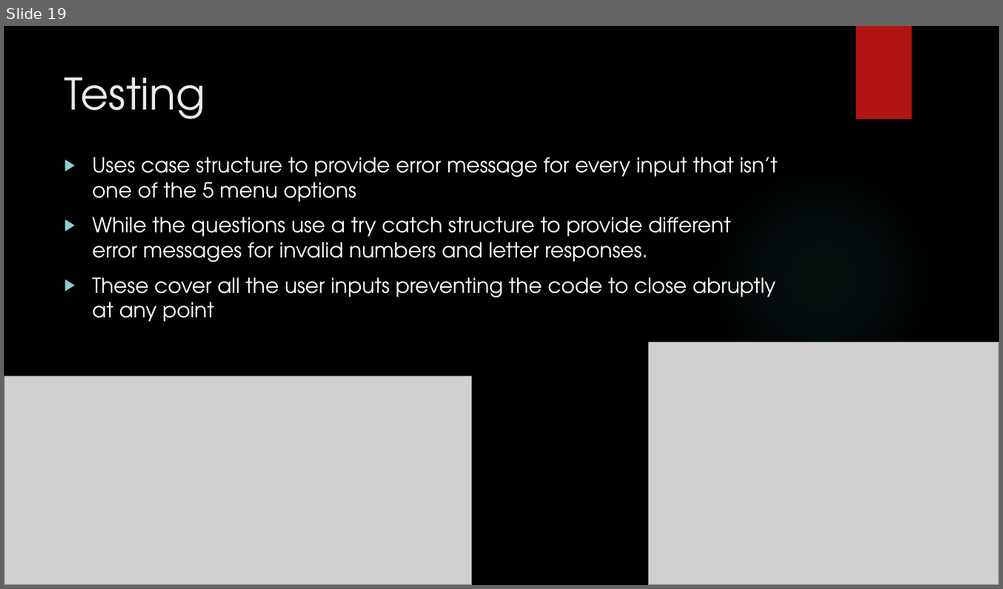
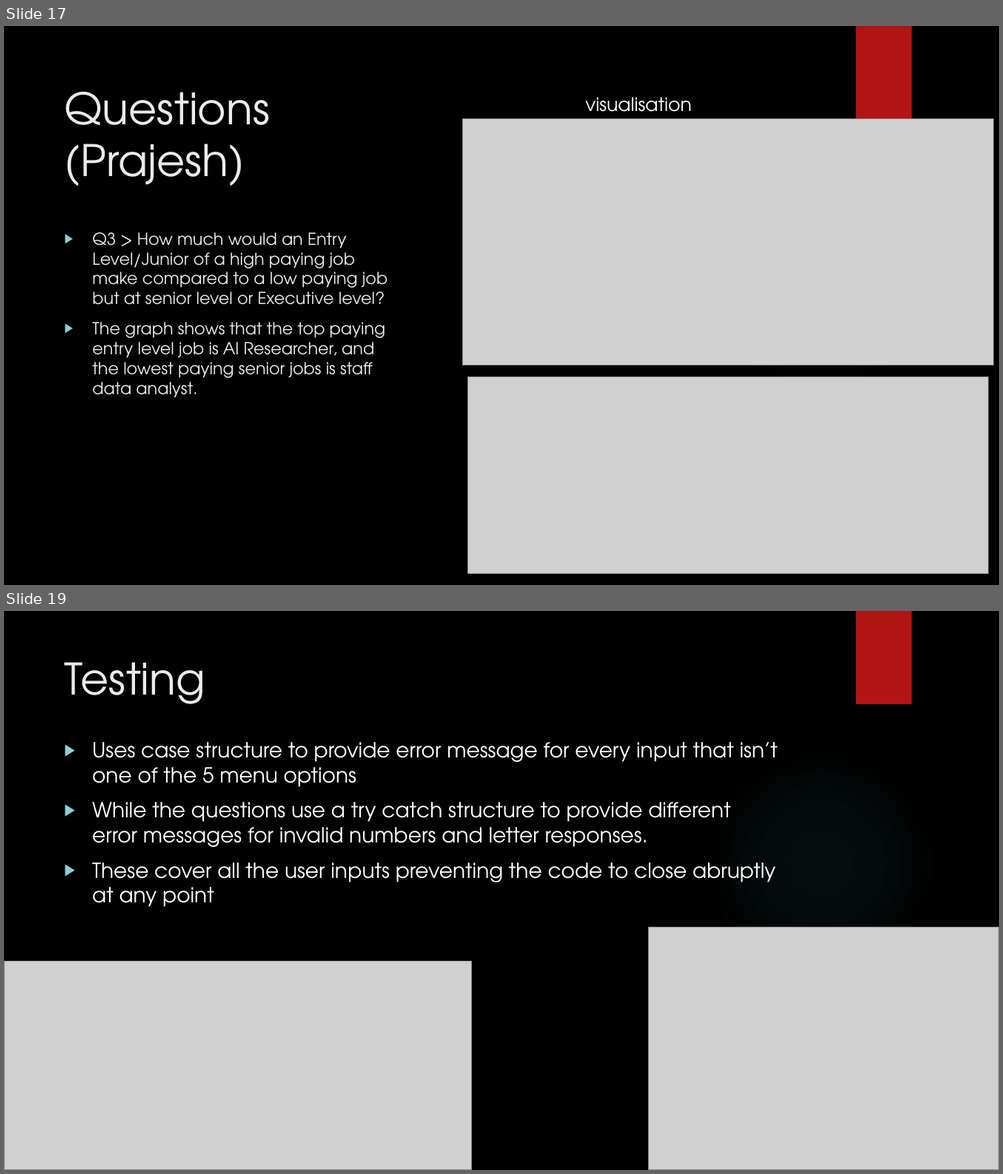
Before and after one commit to csmfduro/salaries, a slide deck: Computer Science Workshop Presentation.pptx. Shown one above the other, each under a label of ours: slide 19 before the commit, slides 17 and 19 after it; the slides between them are not shown. The pictures are 1003x589 and 1003x1174 pixels, drawn with LibreOffice and Linux fonts; fonts in the diff are those of the drawing; grey boxes stand for pictures; background and template pictures are left out. Boxes give left, top, right and bottom in pixels: in the first picture for what was removed or moved away, otherwise in the second. Text is boxed around its words. In the diff, an @@ line names an element or a change of style, - is before the commit and + after.

```diff
--- a/Computer Science Workshop Presentation.pptx
+++ b/Computer Science Workshop Presentation.pptx
@@ slide 17 added at [4,26,999,585], background picture (left out); not listed: 2 template elements that a slide beside it also shows @@
@@ title added at [65,91,270,186], 42 pt, text #EBEBEB @@
+Questions (Prajesh)
@@ text added at [585,97,691,120], 18 pt, text #FFFFFF @@
+visualisation
@@ picture added at [462,119,993,366] @@
@@ text added at [92,232,387,398], 16 pt, text #EBEBEB @@
+▶ Q3 > How much would an Entry Level/Junior of a high paying job make compared to a low paying job but at senior level or Executive level?
+▶ The graph shows that the top paying entry level job is AI Researcher, and the lowest paying senior jobs is staff data analyst.
@@ picture added at [468,378,988,574] @@
```
Also in this commit, not shown: 2 slides changed, 1 other slide added, 2 slides removed.
